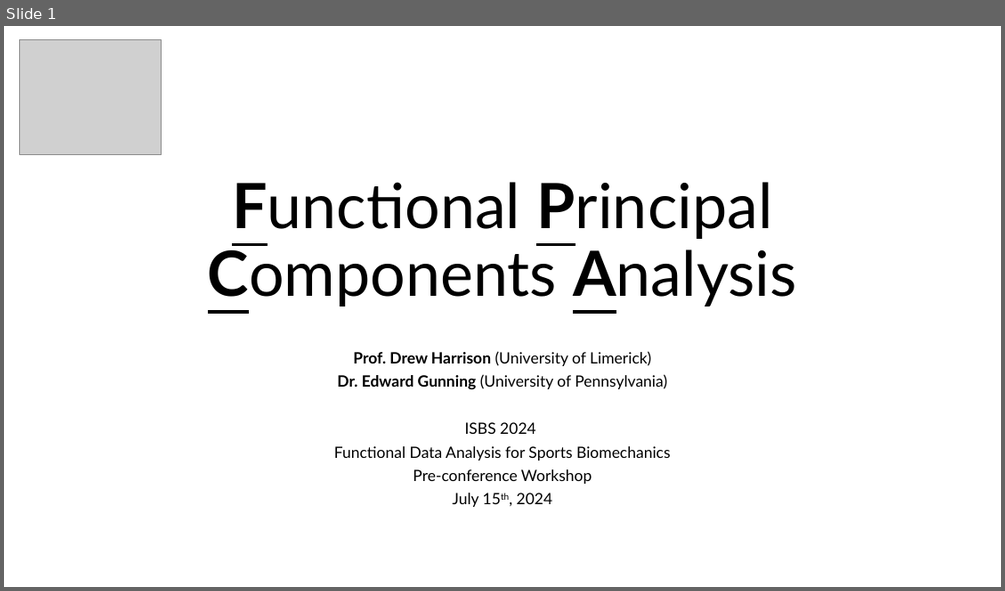
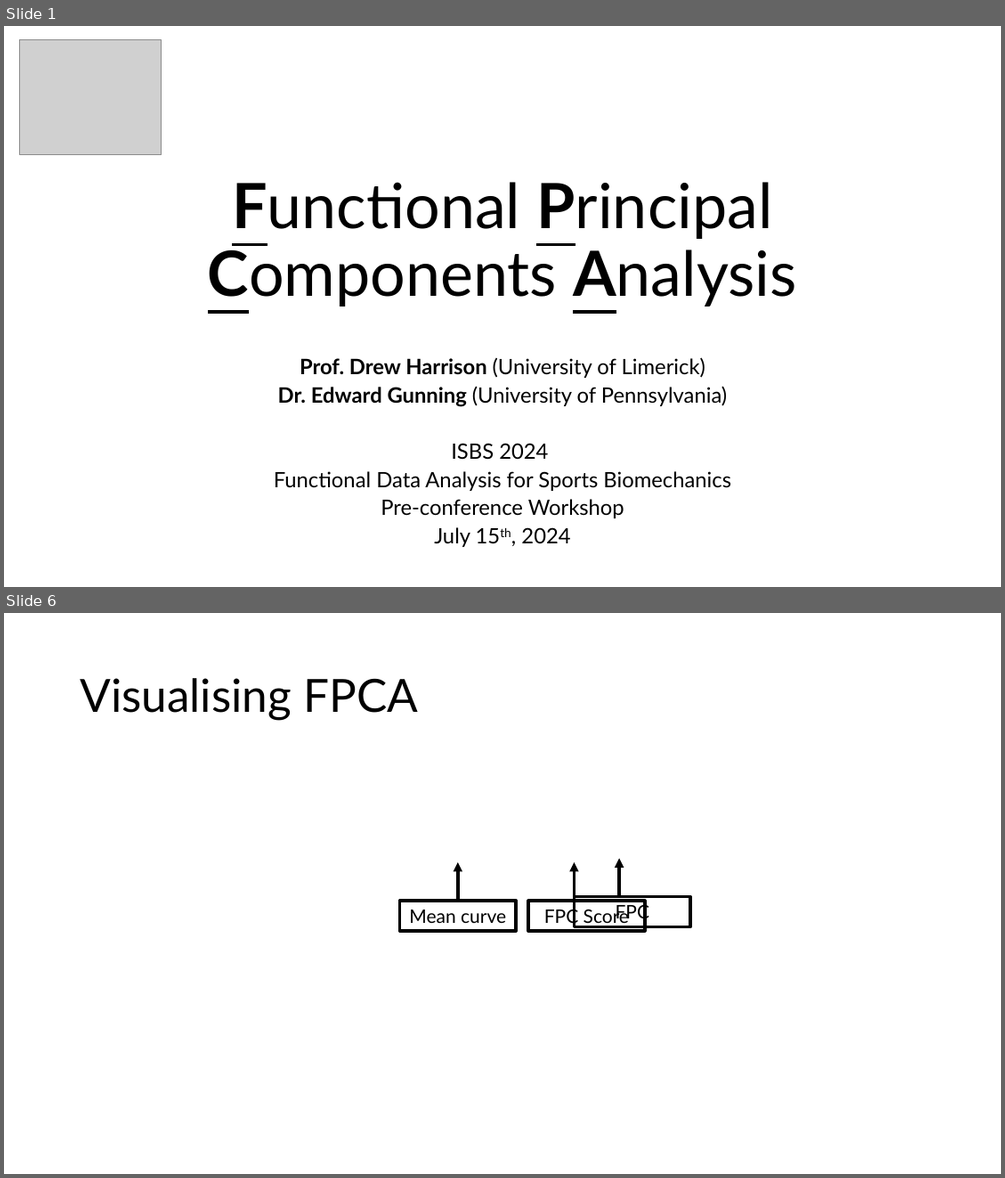
Before and after one commit to edwardgunning/ISBS-Short-Course, a slide deck: slides/04-fpca.pptx. Shown one above the other, each under a label of ours: slide 1 before the commit, slides 1 and 6 after it; the slides between them are not shown. The pictures are 1005x591 and 1005x1178 pixels, drawn with LibreOffice and Linux fonts; fonts in the diff are those of the drawing; grey boxes stand for pictures; background and template pictures are left out. Boxes give left, top, right and bottom in pixels: in the first picture for what was removed or moved away, otherwise in the second. Text is boxed around its words. In the diff, an @@ line names an element or a change of style, - is before the commit and + after.

Commit message:
Add fpca slides update readme

```diff
--- a/slides/04-fpca.pptx
+++ b/slides/04-fpca.pptx
@@ slide 6 added at (4, 613, 1001, 1174), background #FFFFFF @@
@@ title added at (80, 678, 418, 720), 44 pt, text #000000 @@
+Visualising FPCA
@@ arrow added from (458, 900) to (458, 862), #000000 3 pt @@
@@ arrow added from (574, 900) to (574, 862), #000000 3 pt @@
@@ arrow added from (619, 896) to (619, 859), #000000 3 pt @@
@@ rectangle added at (399, 900, 517, 931), outline #000000 3 pt, 18 pt, text #000000 @@
+Mean curve
@@ rectangle added at (528, 900, 645, 931), outline #000000 3 pt, 18 pt, text #000000 @@
+FPC Score
@@ rectangle added at (574, 896, 690, 926), outline #000000 3 pt, 18 pt, text #000000 @@
+FPC
@@ slide 1 changed as well @@
@@ subtitle "Prof. Drew Harrison (University of ..." at (274, 357, 731, 547): size 15 to 20.4 pt @@
```
Also in this commit, not shown: 13 other slides added, 2 other files.
